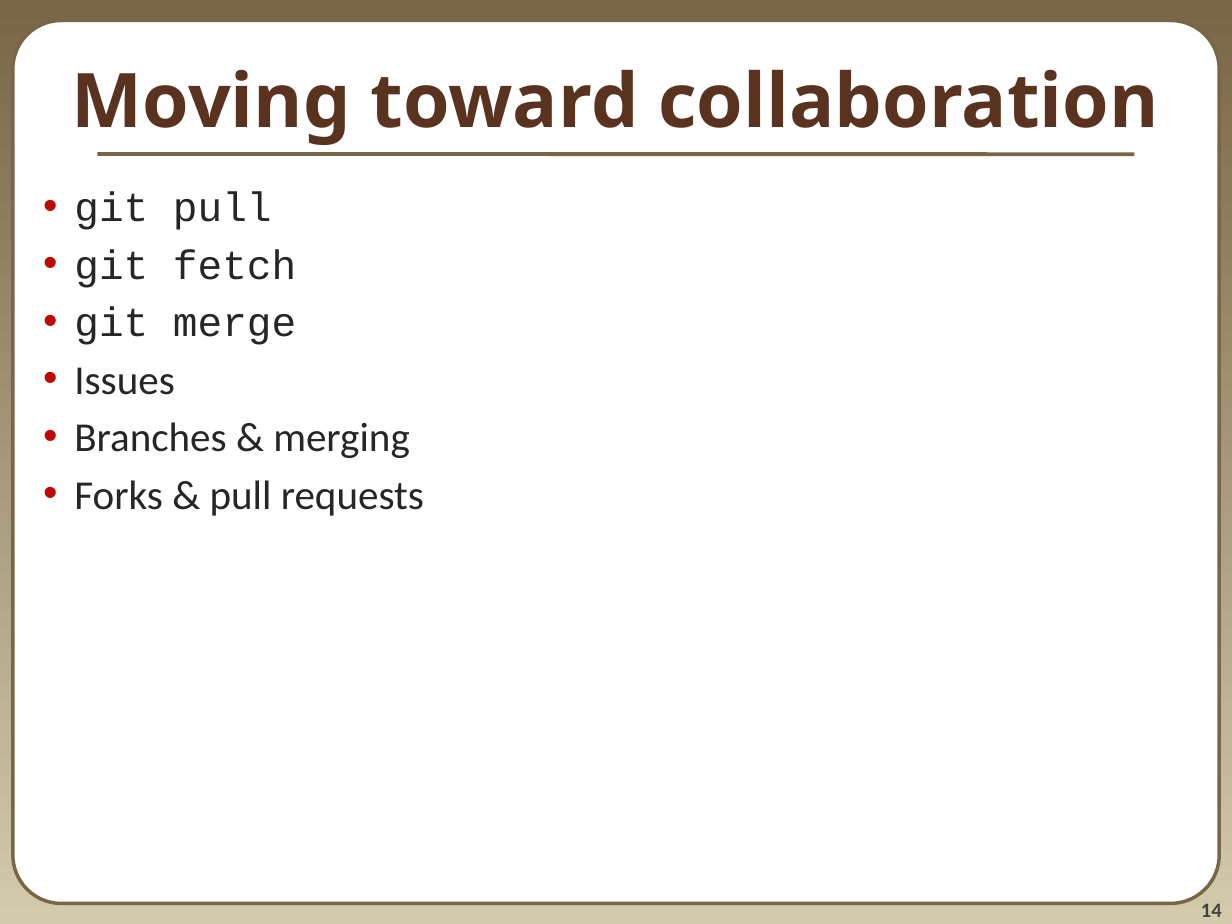
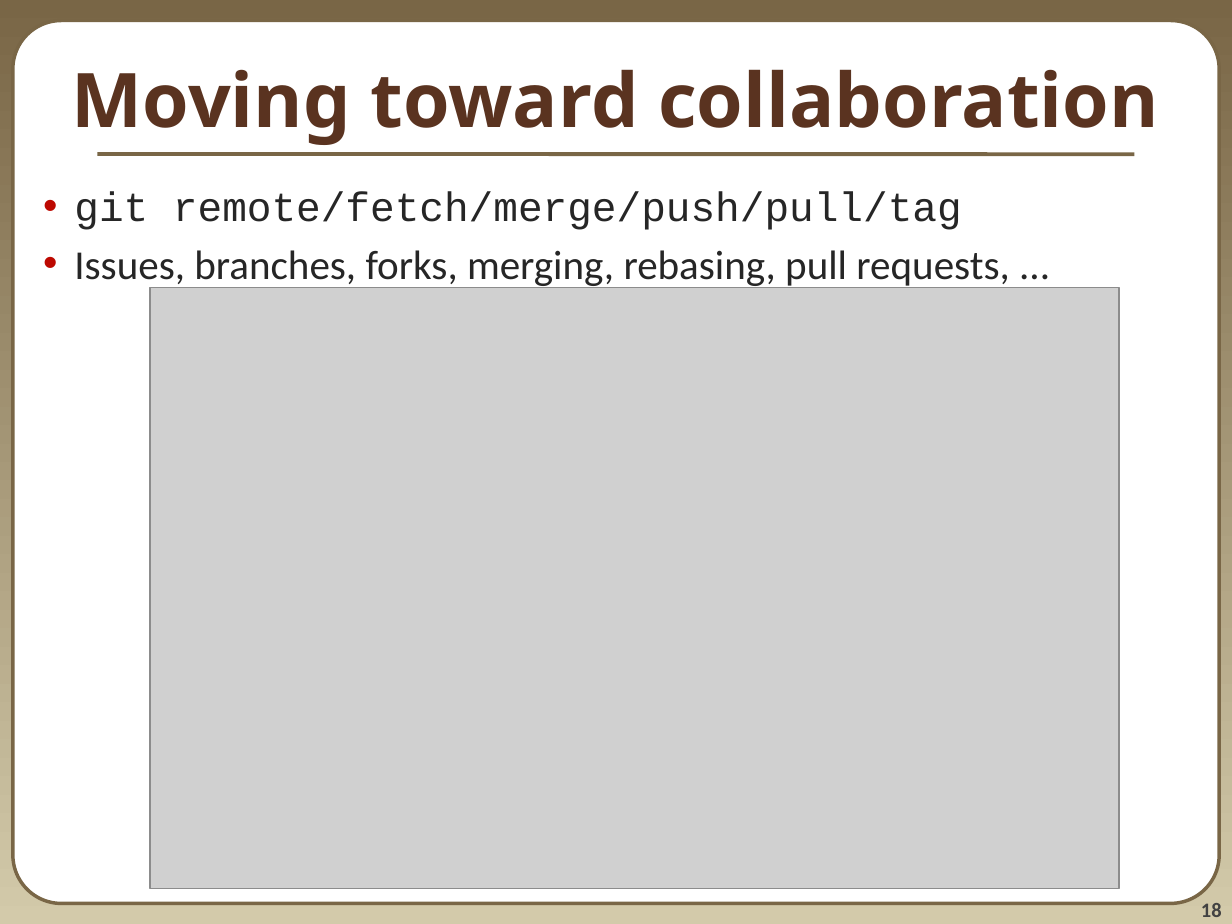
Before and after one commit to lahoffm/github_help, a slide deck: slide 18 of Github introduction Lukas.pptx (slide 14 before the commit). Drawn at 1232x924 pixels with LibreOffice and Linux fonts; fonts in the diff are those of the drawing; grey boxes stand for pictures. Boxes give left, top, right and bottom in pixels: in the first picture for what was removed or moved away, otherwise in the second. Text is boxed around its words. In the diff, an @@ line names an element or a change of style, - is before the commit and + after.

```diff
--- a/Github introduction Lukas.pptx
+++ b/Github introduction Lukas.pptx
@@ text at [74, 192, 1009, 289]: text changed @@
-• git pull
-• git fetch
-• git merge
-• Issues
-• Branches & merging
-• Forks & pull requests
+• git remote/fetch/merge/push/pull/tag
+• Issues, branches, forks, merging, rebasing, pull requests, ...
@@ picture added at [150, 287, 1120, 888] @@
@@ page number at [1201, 903, 1222, 917]: text changed @@
-14
+18
```
Also in this commit, not shown: 11 other slides changed, 5 slides added, 2 slides removed, 2 other files.
